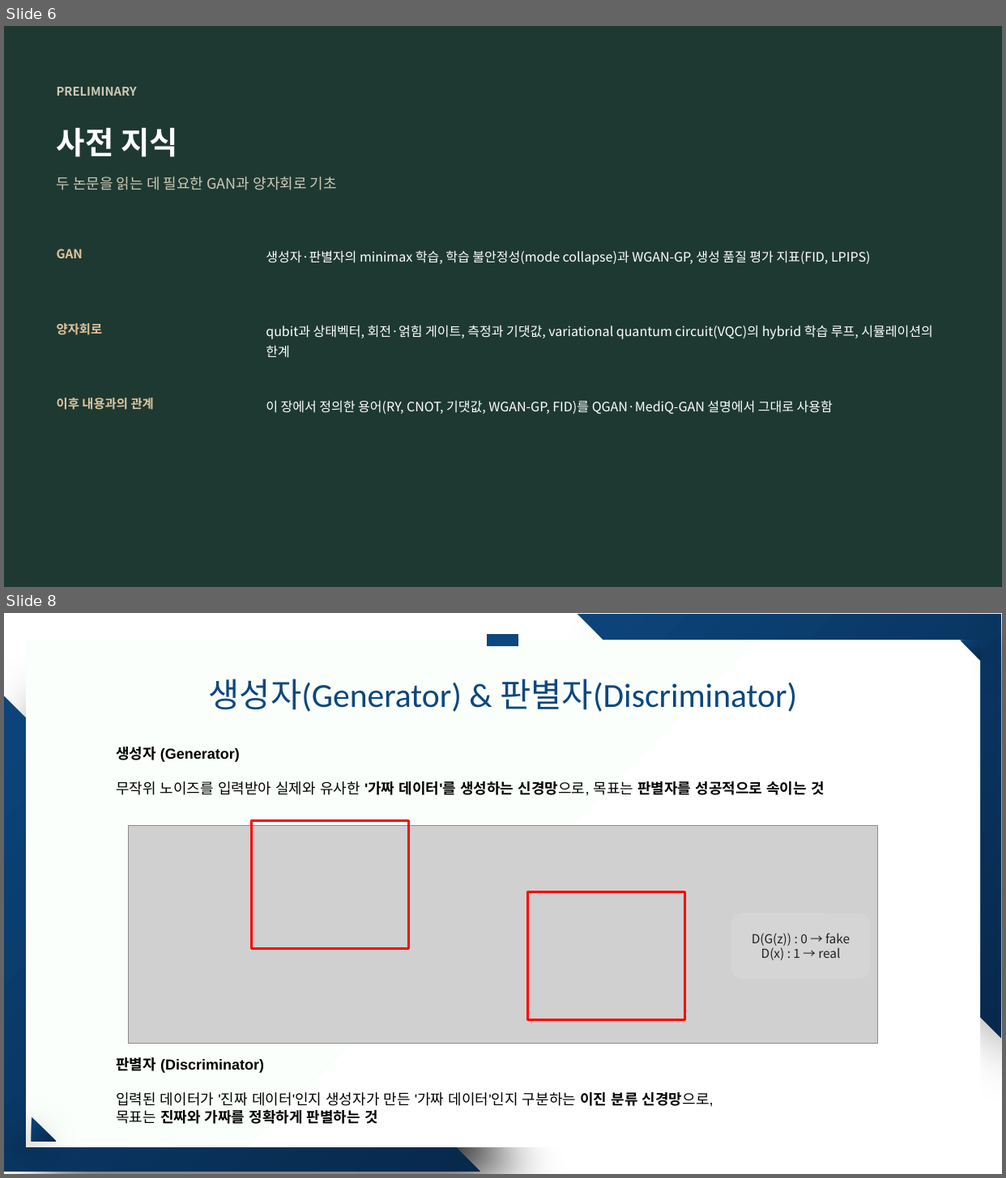
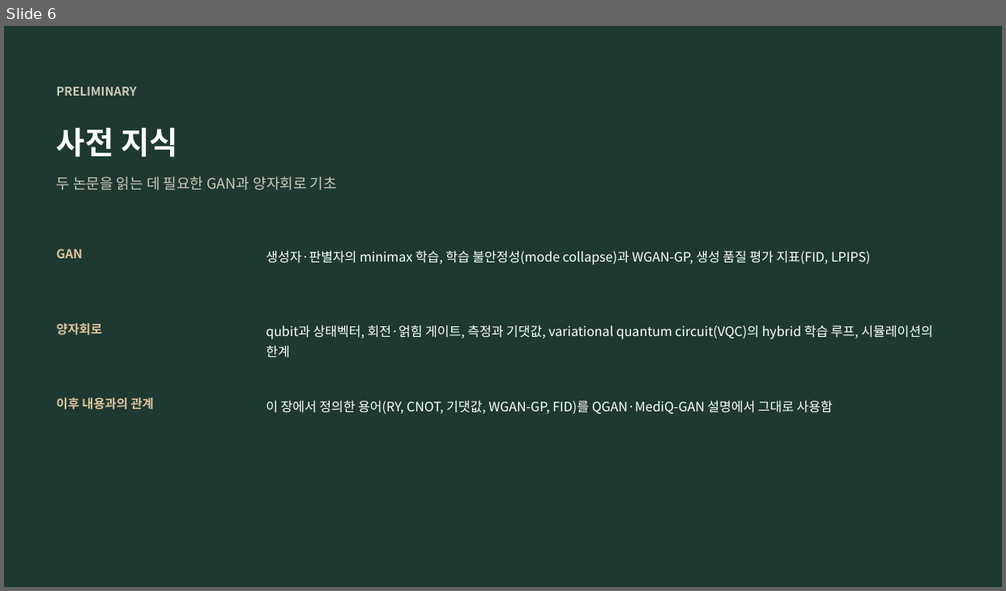
Before and after one commit to hyunhp/skin_disease_qml, a slide deck: practice/day1_slides/day1_theory_slides.pptx. Shown one above the other, each under a label of ours: slides 6 and 8 before the commit, slide 6 after it; the slides between them are not shown. The pictures are 1006x1178 and 1006x591 pixels, drawn with LibreOffice and Linux fonts; fonts in the diff are those of the drawing; grey boxes stand for pictures. Boxes give left, top, right and bottom in pixels: in the first picture for what was removed or moved away, otherwise in the second. Text is boxed around its words. In the diff, an @@ line names an element or a change of style, - is before the commit and + after.

```diff
--- a/practice/day1_slides/day1_theory_slides.pptx
+++ b/practice/day1_slides/day1_theory_slides.pptx
@@ slide 8 removed at (4, 613, 1002, 1174), background #FFFFFF @@
@@ triangle removed at (577, 614, 1001, 1037) @@
@@ rounded rectangle removed at (26, 640, 980, 1148) @@
@@ line removed from (488, 640) to (519, 640) @@
@@ triangle removed at (960, 640, 980, 660) @@
@@ title removed at (57, 671, 948, 717) @@
-생성자(Generator) & 판별자(Discriminator)
@@ triangle removed at (4, 696, 480, 1172) @@
@@ text removed at (116, 747, 825, 796) @@
-생성자 (Generator)
-무작위 노이즈를 입력받아 실제와 유사한 '가짜 데이터'를 생성하는 신경망으로, 목표는 판별자를 성공적으로 속이는 것
@@ picture removed at (128, 825, 879, 1044) @@
@@ rectangle removed at (252, 821, 409, 949) @@
@@ rectangle removed at (528, 892, 685, 1020) @@
@@ text removed at (752, 933, 850, 960) @@
-D(G(z)) : 0 → fake
-D(x) : 1 → real
@@ text removed at (116, 1058, 714, 1124) @@
-판별자 (Discriminator)
-입력된 데이터가 '진짜 데이터'인지 생성자가 만든 '가짜 데이터'인지 구분하는 이진 분류 신경망으로,
-목표는 진짜와 가짜를 정확하게 판별하는 것
@@ triangle removed at (32, 1118, 56, 1142) @@
```
Also in this commit, not shown: 1 slide changed, 3 slides added, 2 other slides removed, 9 other files.
